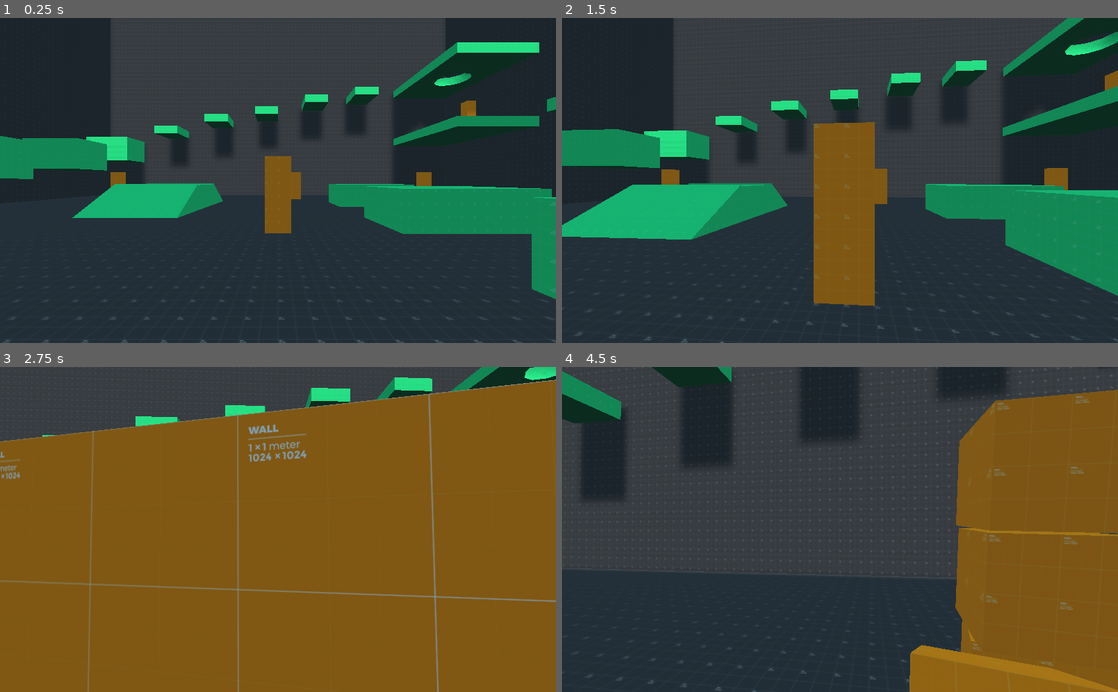
Above: before the commit, frames 1-4 (two rows, left to right).
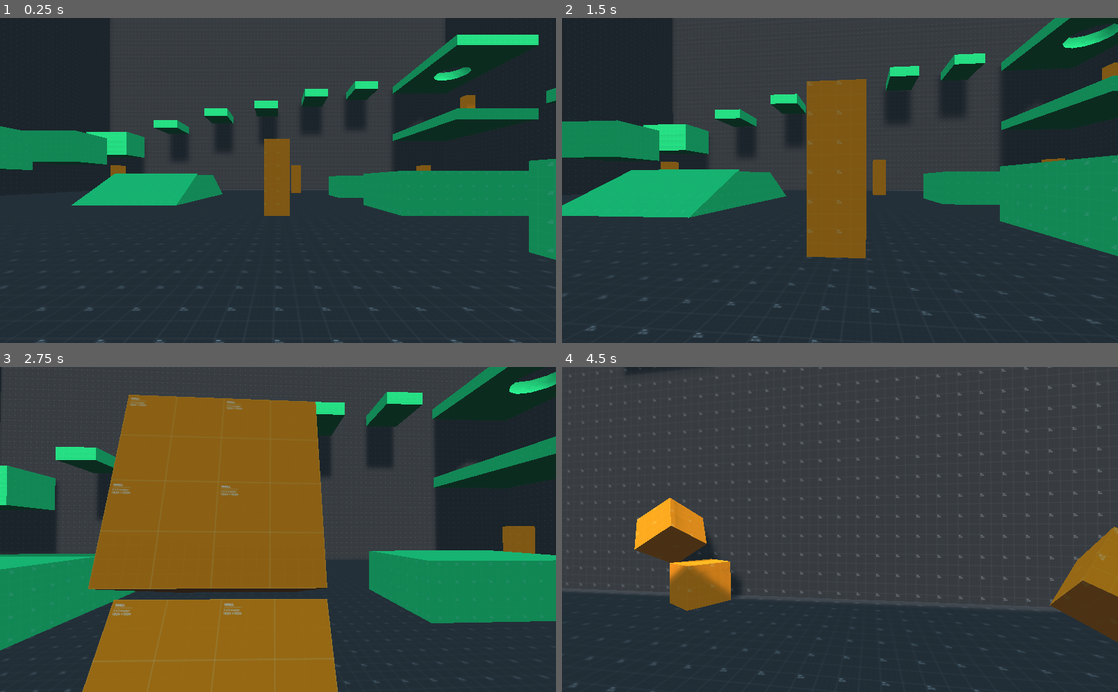
Above: after the commit, the same moments.

Repository: AlexZimmerBonjourAdrian/MiniGamesGodot
Game: Godot game, scene res://LevelTest/levels/game.tscn
The game is run twice, just before and just after one commit, with the same random seed, the same clock (stepped at 60 frames per second) and the same inputs.
Inputs (mouse positions are in pixels of both pictures, inside the frame that each line leads up to):
- Up to frame 1 (0.25 s): no input
- Up to frame 2 (1.5 s): move the mouse to (867, 180) at 0.52 s; press the mouse at (867, 180) at 0.53 s; hold W (move_forward) from 0.53 s (still down); tap Space (jump, bound only after the commit) at 0.77, 0.8, 1.07, 1.35 s; move the mouse to (812, 180) at 1.27 s; release the mouse at (812, 180) at 1.28 s
- Up to frame 3 (2.75 s): keep holding W (move_forward); tap Space (jump, bound only after the commit) at 1.52, 1.82, 2.3 s; click (250, 529) at 1.55 s; move the mouse to (289, 523) at 2.02 s; press the mouse at (289, 523) at 2.03 s
- Up to frame 4 (4.5 s): keep holding W (move_forward); move the mouse to (834, 536) at 2.77 s; release the mouse at (834, 536) at 2.78 s; click (834, 536) at 2.85 s; tap Space (jump, bound only after the commit) at 3.02, 3.32, 3.6, 3.77, 4.07 s; move the mouse to (878, 532) at 3.52 s; move the mouse to (795, 526) at 4.27 s; click (795, 526) at 4.35 s

The runs differ from the first frame. In frame 1, 12% of the frame differs, in the area x 0-100%, y 5-100%; in frame 2, 19%; in frame 3, 58%, in the area x 0-100%, y 0-100%; in frame 4, 41%.

Commit message:
RespaldoControllerCharacter

Diff:
--- a/ControllerCharacter3D/LevelTest/levels/game.tscn
+++ b/ControllerCharacter3D/LevelTest/levels/game.tscn
@@ -616,4 +616,4 @@
 depth = 100.0
 
 [node name="Player" parent="." instance=ExtResource( 1 )]
-transform = Transform( 1, 0, 0, 0, 1, 0, 0, 0, 1, 0, 2, 19 )
+transform = Transform( 1, 0, 0, 0, 1, 0, 0, 0, 1, 0.0853519, 1.94745, 18.9968 )
--- a/ControllerCharacter3D/Player.gd
+++ /dev/null
@@ -1,53 +0,0 @@
-extends KinematicBody
-
-export var max_speed = 12
-export var acceleration = 68
-export var friction = 50
-export var air_friction = 10
-export var jump_impulse = 20
-export var gravity = -40
-
-export var mouse_sensivility = .1
-export var controller_sensivility = 3
-
-var velocity = Vector3.ZERO
-var snap_vector = Vector3.ZERO
-
-onready var head = $Head
-func _ready():
-	Input.set_mouse_mode(Input.MOUSE_MODE_CAPTURED)
-
-func _unhandled_input(event):
-	if event.is_action_pressed("click"):
-		Input.set_mouse_mode(Input.MOUSE_MODE_CAPTURED)
-
-	if event.is_action_pressed("toggle_mouse_mode"):
-		if Input.get_mouse_mode() == Input.MOUSE_MODE_CAPTURED:
-			Input.set_mouse_mode(Input.MOUSE_MODE_VISIBLE)
-		else:
-			Input.set_mouse_mode(Input.MOUSE_MODE_CAPTURED)
-
-	if event is InputEventMouseMotion and Input.get_mouse_mode() == Input.MOUSE_MODE_CAPTURED:
-		rotate_y(deg2rad(-event.relative.x * mouse_sensivility ))
-		head.rotate_x(deg2rad(-event.relative.y * mouse_sensivility))
-func _physics_process(delta):
-	 var input_vector = get_input_vector()
-	 var direction = get_direction(input_vector)
-	 apply_movement(direction, delta)
-	 velocity = move_and_slide(velocity, Vector3.UP)
-
-func get_input_vector():
-	var input_vector = Vector3.ZERO
-	input_vector.x = Input.get_action_strength("move_right") - Input.get_action_strength("move_left")
-	input_vector.z = Input.get_action_strength("move_back") - Input.get_action_strength("move_forward")
-	return input_vector.normalized() if input_vector.length() > 1 else input_vector
-
-func get_direction(input_vector):
-	var direction = Vector3.ZERO
-	direction = (input_vector.x * transform.basis.x) + (input_vector.z * transform.basis.z)
-	return direction
-
-func apply_movement(direction, delta):
-	if direction != Vector3.ZERO:
-		velocity.x = velocity.move_toward(direction * max_speed, acceleration * delta).x
-		velocity.z = velocity.move_toward(direction * max_speed, acceleration * delta).z
--- /dev/null
+++ b/ControllerCharacter3D/Player/Player.gd
@@ -0,0 +1,108 @@
+extends KinematicBody
+
+export var max_speed = 12
+export var acceleration = 60
+export var friction = 50
+export var air_firction = 10
+export var jump_impulse = 20
+export var gravity = -40
+
+export var mouse_sensitvity = .1
+export var controller_sensitivity = 3
+
+export (int, 0, 10) var push = 1
+
+var velocity = Vector3.ZERO
+var snap_vector = Vector3.ZERO
+
+onready var head = $Head
+
+func _ready():
+	Input.set_mouse_mode(Input.MOUSE_MODE_CAPTURED)
+
+
+func _unhandled_input(event):
+	if event.is_action_pressed("click"):
+		Input.set_mouse_mode(Input.MOUSE_MODE_CAPTURED)
+
+	if event.is_action_pressed("toggle_mouse_mode"):
+		if Input.get_mouse_mode() == Input.MOUSE_MODE_CAPTURED:
+			Input.set_mouse_mode(Input.MOUSE_MODE_VISIBLE)
+		else:
+			Input.set_mouse_mode(Input.MOUSE_MODE_CAPTURED)
+
+	if event is InputEventMouseMotion and Input.get_mouse_mode() == Input.MOUSE_MODE_CAPTURED:
+		rotate_y(deg2rad(-event.relative.x * mouse_sensitvity))
+		head.rotate_x(deg2rad(-event.relative.y * mouse_sensitvity))
+
+
+func _physics_process(delta):
+	var input_vector = get_input_vector()
+	var direction = get_direction(input_vector)
+	apply_movement(direction, delta)
+	apply_friction(direction, delta)
+	apply_gravity(delta)
+	jump()
+	apply_controller_rotation()
+	head.rotation.x = clamp(head.rotation.x, deg2rad(-75), deg2rad(75))
+	velocity = move_and_slide_with_snap(velocity, snap_vector, Vector3.UP, true, 4, .785398, false)
+
+	for idx in get_slide_count():
+		var collision = get_slide_collision(idx)
+		if collision.collider.is_in_group("bodies"):
+			collision.collider.apply_central_impulse(-collision.normal * velocity.length() * push)
+
+
+func get_input_vector():
+	var input_vector = Vector3.ZERO
+	input_vector.x = Input.get_action_strength("move_right") - Input.get_action_strength("move_left")
+	input_vector.z = Input.get_action_strength("move_back") - Input.get_action_strength("move_forward")
+	return input_vector.normalized() if input_vector.length() > 1 else input_vector
+
+
+func get_direction(input_vector):
+	var direction = Vector3.ZERO
+	direction = (input_vector.x * transform.basis.x) + (input_vector.z * transform.basis.z)
+	return direction
+
+
+func apply_movement(direction, delta):
+	if direction != Vector3.ZERO:
+		velocity.x = velocity.move_toward(direction * max_speed, acceleration * delta).x
+		velocity.z = velocity.move_toward(direction * max_speed, acceleration * delta).z
+
+
+func apply_friction(direction, delta):
+	if direction == Vector3.ZERO:
+		if is_on_floor():
+			velocity = velocity.move_toward(Vector3.ZERO, friction * delta)
+		else:
+			velocity.x = velocity.move_toward(Vector3.ZERO, air_firction * delta).x
+			velocity.z = velocity.move_toward(Vector3.ZERO, air_firction * delta).z
+
+
+func apply_gravity(delta):
+	velocity.y += gravity * delta
+	velocity.y = clamp(velocity.y, gravity, jump_impulse)
+
+
+func update_snap_vector():
+	snap_vector = -get_floor_normal() if is_on_floor() else Vector3.DOWN
+
+
+func jump():
+	if Input.is_action_just_pressed("jump") and is_on_floor():
+		snap_vector = Vector3.ZERO
+		velocity.y = jump_impulse
+	if Input.is_action_just_released("jump") and velocity.y > jump_impulse / 2:
+		velocity.y = jump_impulse / 2
+
+
+func apply_controller_rotation():
+	var axis_vector = Vector2.ZERO
+	axis_vector.x = Input.get_action_strength("look_right") - Input.get_action_strength("look_left")
+	axis_vector.y = Input.get_action_strength("look_down") - Input.get_action_strength("look_up")
+
+	if InputEventJoypadMotion:
+		rotate_y(deg2rad(-axis_vector.x) * controller_sensitivity)
+		head.rotate_x(deg2rad(-axis_vector.y) * controller_sensitivity)
--- a/ControllerCharacter3D/Player/Player.tscn
+++ b/ControllerCharacter3D/Player/Player.tscn
@@ -1,6 +1,6 @@
 [gd_scene load_steps=4 format=2]
 
-[ext_resource path="res://Player.gd" type="Script" id=1]
+[ext_resource path="res://Player/Player.gd" type="Script" id=1]
 
 [sub_resource type="CapsuleMesh" id=1]
 radius = 0.5
@@ -11,6 +11,7 @@
 height = 2.0
 
 [node name="Player" type="KinematicBody"]
+collision_mask = 7
 script = ExtResource( 1 )
 
 [node name="MeshInstance" type="MeshInstance" parent="."]
--- a/ControllerCharacter3D/project.godot
+++ b/ControllerCharacter3D/project.godot
@@ -10,7 +10,7 @@
 
 [application]
 
-config/name="Controller Character 3d"
+config/name="CharacterController3d"
 run/main_scene="res://LevelTest/levels/game.tscn"
 config/icon="res://icon.png"
 
@@ -45,6 +45,17 @@
 "events": [ Object(InputEventKey,"resource_local_to_scene":false,"resource_name":"","device":0,"alt":false,"shift":false,"control":false,"meta":false,"command":false,"pressed":false,"scancode":65,"physical_scancode":0,"unicode":0,"echo":false,"script":null)
  ]
 }
+jump={
+"deadzone": 0.5,
+"events": [ Object(InputEventKey,"resource_local_to_scene":false,"resource_name":"","device":0,"alt":false,"shift":false,"control":false,"meta":false,"command":false,"pressed":false,"scancode":32,"physical_scancode":0,"unicode":0,"echo":false,"script":null)
+ ]
+}
+
+[layer_names]
+
+3d_physics/layer_1="Player"
+3d_physics/layer_2="Enemy"
+3d_physics/layer_3="World"
 
 [physics]
 
